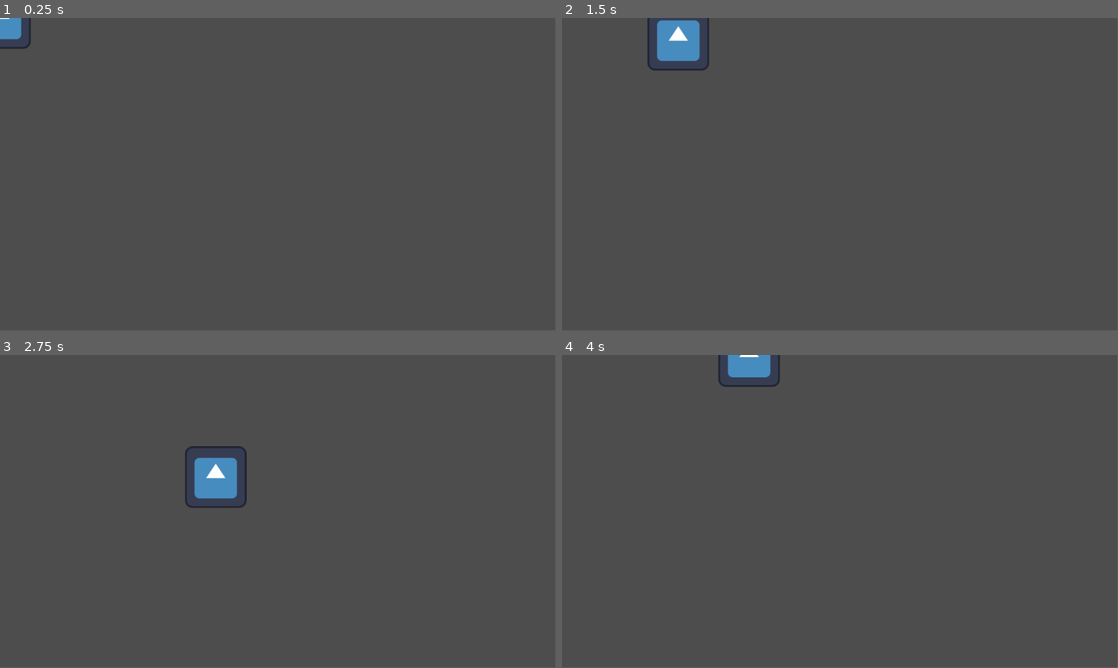
Above: before the commit, frames 1-4 (two rows, left to right).
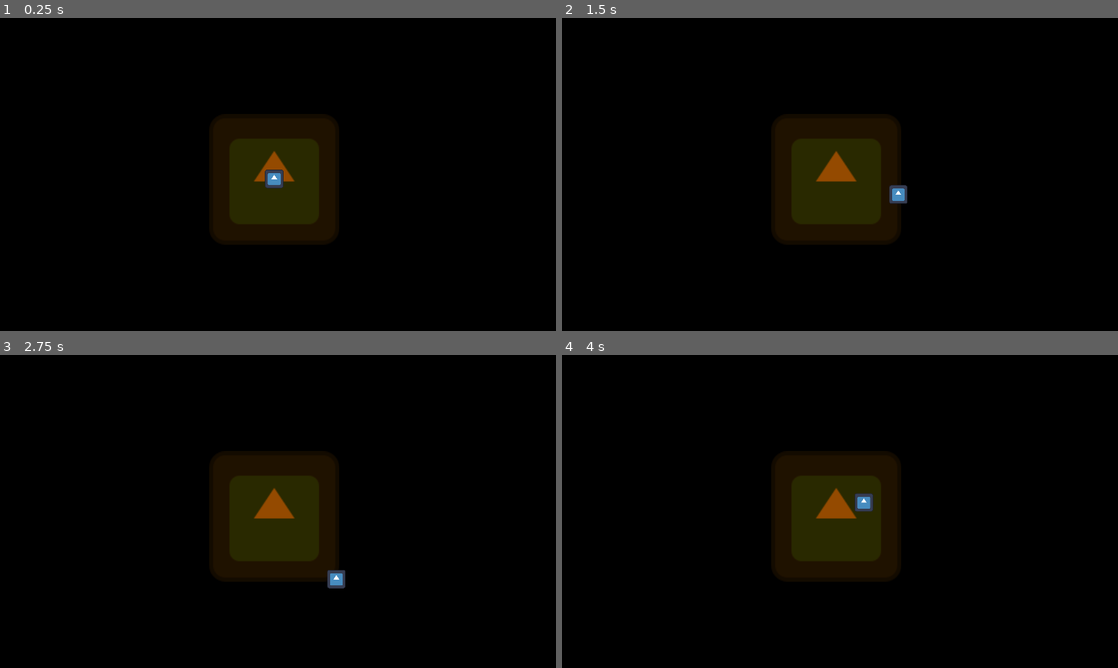
Above: after the commit, the same moments.

Repository: deppong/ludumdare54
Game: Godot game, scene res://objects/main.tscn
The game is run twice, just before and just after one commit, with the same random seed, the same clock (stepped at 60 frames per second) and the same inputs. The engine's default icon, where the game draws it, is replaced by a stand-in: a white triangle on a blue panel in a dark square.
Inputs:
- Up to frame 1 (0.25 s): no input
- Up to frame 2 (1.5 s): tap Enter at 0.5 s; hold D (MoveRight) 0.53-1.28 s; hold S (MoveDown) from 1.28 s (still down)
- Up to frame 3 (2.75 s): release S (MoveDown) at 2.03 s; hold D (MoveRight) from 2.03 s (still down)
- Up to frame 4 (4 s): release D (MoveRight) at 2.78 s; hold W (MoveUp) 2.78-3.53 s; hold A (MoveLeft) from 3.53 s (still down)
In our replay, the window is 799x449 before the commit and 800x450 after it. These sizes can differ from the game's own. Grey fills any space a smaller window leaves; there, only what the larger window draws over its background counts as a difference.

The runs differ from the first frame. In frame 1, 100% of the frame differs, in the area x 0-100%, y 0-100%; in frame 2, 100%; in frame 3, 100%; in frame 4, 100%.

Commit message:
main edit

Diff:
--- a/objects/main.tscn
+++ b/objects/main.tscn
@@ -1,7 +1,57 @@
-[gd_scene load_steps=2 format=3 uid="uid://djdtyl7tf3634"]
+[gd_scene load_steps=6 format=3 uid="uid://djdtyl7tf3634"]
 
 [ext_resource type="PackedScene" uid="uid://351s23bksmsh" path="res://objects/player.tscn" id="1_e41k3"]
+[ext_resource type="Texture2D" uid="uid://cph1qfbbhpa78" path="res://art/icon.svg" id="1_vre6o"]
+
+[sub_resource type="RectangleShape2D" id="RectangleShape2D_bhvtb"]
+size = Vector2(515, 508)
+
+[sub_resource type="RectangleShape2D" id="RectangleShape2D_nkreq"]
+size = Vector2(9.95556, 144.213)
+
+[sub_resource type="RectangleShape2D" id="RectangleShape2D_c1d60"]
+size = Vector2(146.204, 8.81778)
 
 [node name="Node2D" type="Node2D"]
 
+[node name="BackgroundPlayArea" type="Sprite2D" parent="."]
+modulate = Color(0.580392, 0.290196, 0, 1)
+position = Vector2(947, 557)
+scale = Vector2(3.51563, 3.51563)
+texture = ExtResource("1_vre6o")
+
+[node name="PlayArea" type="Area2D" parent="BackgroundPlayArea"]
+position = Vector2(-269.369, -158.436)
+scale = Vector2(0.284444, 0.284444)
+
+[node name="CollisionShape2D" type="CollisionShape2D" parent="BackgroundPlayArea/PlayArea"]
+position = Vector2(942.5, 561)
+shape = SubResource("RectangleShape2D_bhvtb")
+
+[node name="Vert_left" type="StaticBody2D" parent="BackgroundPlayArea"]
+
+[node name="CollisionShape2D" type="CollisionShape2D" parent="BackgroundPlayArea/Vert_left"]
+position = Vector2(-69.12, -0.142227)
+shape = SubResource("RectangleShape2D_nkreq")
+
+[node name="Vert_right" type="StaticBody2D" parent="BackgroundPlayArea"]
+
+[node name="CollisionShape2D" type="CollisionShape2D" parent="BackgroundPlayArea/Vert_right"]
+position = Vector2(67.4133, -0.142227)
+shape = SubResource("RectangleShape2D_nkreq")
+
+[node name="Horiz_top" type="StaticBody2D" parent="BackgroundPlayArea"]
+
+[node name="CollisionShape2D" type="CollisionShape2D" parent="BackgroundPlayArea/Horiz_top"]
+position = Vector2(-0.853333, -67.1289)
+shape = SubResource("RectangleShape2D_c1d60")
+
+[node name="Horiz_bottom" type="StaticBody2D" parent="BackgroundPlayArea"]
+
+[node name="CollisionShape2D" type="CollisionShape2D" parent="BackgroundPlayArea/Horiz_bottom"]
+position = Vector2(-0.711121, 67.4133)
+shape = SubResource("RectangleShape2D_c1d60")
+
 [node name="Player" parent="." instance=ExtResource("1_e41k3")]
+position = Vector2(947, 555)
+scale = Vector2(0.5, 0.5)
--- a/project.godot
+++ b/project.godot
@@ -14,6 +14,13 @@
 run/main_scene="res://objects/main.tscn"
 config/features=PackedStringArray("4.1", "Forward Plus")
 config/icon="res://art/icon.svg"
+
+[display]
+
+window/size/viewport_width=1920
+window/size/viewport_height=1080
+window/size/mode=2
+window/stretch/mode="canvas_items"
 
 [dotnet]
 
@@ -45,3 +52,7 @@
 , Object(InputEventKey,"resource_local_to_scene":false,"resource_name":"","device":-1,"window_id":0,"alt_pressed":false,"shift_pressed":false,"ctrl_pressed":false,"meta_pressed":false,"pressed":false,"keycode":0,"physical_keycode":4194322,"key_label":0,"unicode":0,"echo":false,"script":null)
 ]
 }
+
+[rendering]
+
+environment/defaults/default_clear_color=Color(0, 0, 0, 1)
